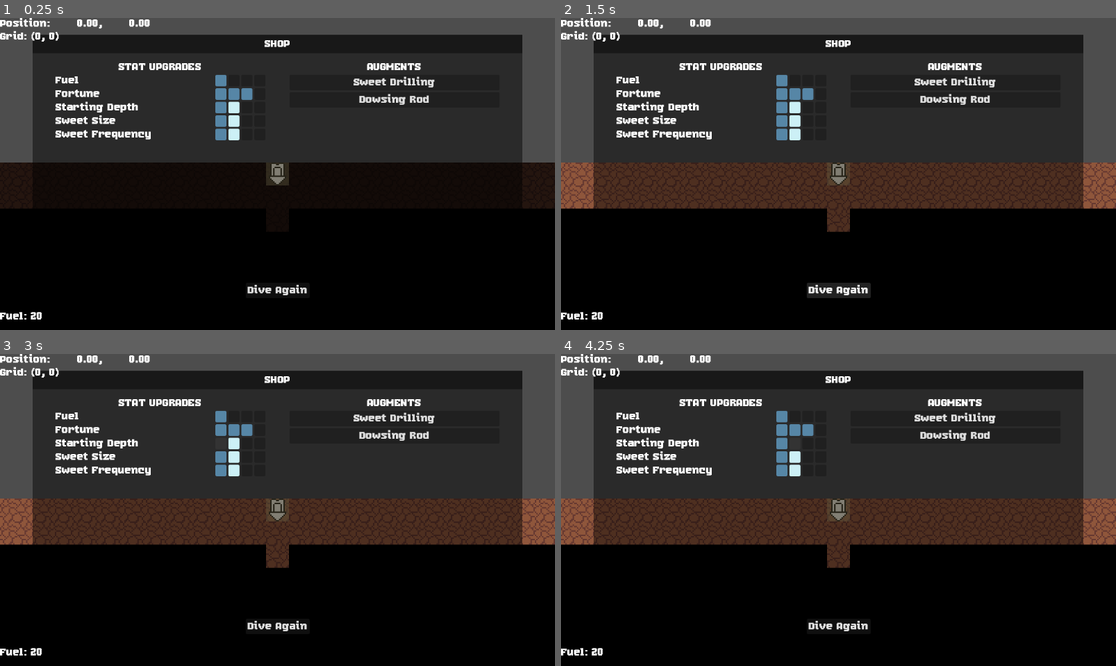
Above: before the commit, frames 1-4 (two rows, left to right).
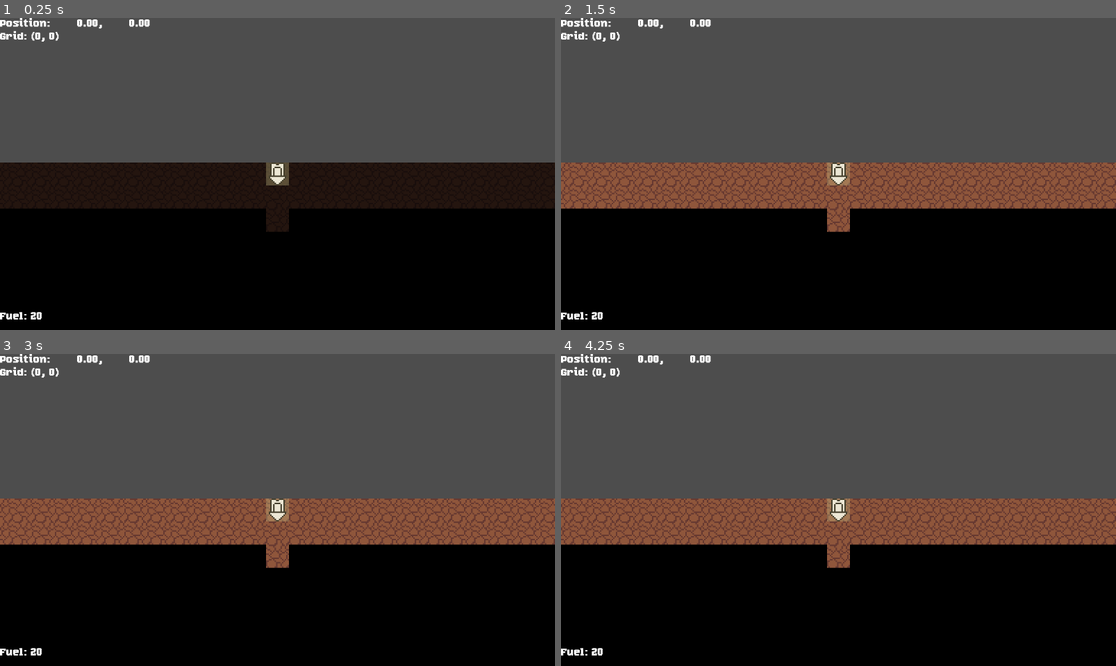
Above: after the commit, the same moments.

Repository: CoolGabrijel/excavator2
Game: Godot game, scene res://scenes/main.tscn
The game is run twice, just before and just after one commit, with the same random seed, the same clock (stepped at 60 frames per second) and the same inputs.
Inputs (mouse positions are in pixels of both pictures, inside the frame that each line leads up to):
- Up to frame 1 (0.25 s): no input
- Up to frame 2 (1.5 s): click (838, 289) at 0.5 s, where only the run before the commit has a clickable "Dive Again"; click (838, 289) at 1.25 s, where only the run before the commit has a clickable "Dive Again"
- Up to frame 3 (3 s): click (277, 625) at 2 s, where only the run before the commit has a clickable "Dive Again"; click (222, 444) at 2.77 s
- Up to frame 4 (4.25 s): click (794, 444) at 3.52 s

The runs differ from the first frame. In frame 1, 36% of the frame differs, in the area x 5-95%, y 5-89%; in frame 2, 50%, in the area x 5-95%, y 5-90%; in frame 3, 49%; in frame 4, 49%.

Commit message:
Implemented Upgrade functionality

Diff:
--- a/ores/Diamond.tres
+++ b/ores/Diamond.tres
@@ -10,7 +10,7 @@
 
 [sub_resource type="FastNoiseLite" id="FastNoiseLite_vnwuv"]
 noise_type = 0
-seed = -1928313789
+seed = 108872910
 frequency = 0.4833
 
 [sub_resource type="NoiseTexture2D" id="NoiseTexture2D_22uan"]
--- a/ores/Emerald.tres
+++ b/ores/Emerald.tres
@@ -10,7 +10,7 @@
 
 [sub_resource type="FastNoiseLite" id="FastNoiseLite_ud7q6"]
 noise_type = 2
-seed = -1012431528
+seed = 710536355
 frequency = 0.0457
 
 [sub_resource type="NoiseTexture2D" id="NoiseTexture2D_i7x3i"]
--- a/ores/Iron.tres
+++ b/ores/Iron.tres
@@ -9,7 +9,7 @@
 colors = PackedColorArray(1, 1, 1, 0, 1, 1, 1, 1)
 
 [sub_resource type="FastNoiseLite" id="FastNoiseLite_ud7q6"]
-seed = 194934062
+seed = 1259309495
 frequency = 0.1144
 
 [sub_resource type="NoiseTexture2D" id="NoiseTexture2D_mkvw7"]
--- a/project.godot
+++ b/project.godot
@@ -14,6 +14,12 @@
 run/main_scene="uid://by86bhvu38sxh"
 config/features=PackedStringArray("4.4", "GL Compatibility")
 config/icon="res://icon.svg"
+
+[file_customization]
+
+folder_colors={
+"res://scripts/": "blue"
+}
 
 [gui]
 
--- a/scenes/main.tscn
+++ b/scenes/main.tscn
@@ -12,6 +12,7 @@
 [node name="CanvasLayer" type="CanvasLayer" parent="."]
 
 [node name="Shop" parent="CanvasLayer" instance=ExtResource("3_jyhfs")]
+visible = false
 offset_left = 68.0
 offset_top = 35.0
 offset_right = -68.0
--- a/scripts/inventory.gd
+++ b/scripts/inventory.gd
@@ -10,6 +10,22 @@
 	ores[ore] += amount
 	print("Inventory :: Added " + str(amount) + " " + ore)
 
+static func remove_ores(ores_to_remove: Dictionary[String, int]) -> void:
+	for ore in ores_to_remove:
+		remove_ore(ore, ores_to_remove[ore])
+
+static func remove_ore(ore: String, amount: int) -> void:
+	if !ores.has(ore):
+		printerr("Inventory :: Error : No Ore of type " + ore + " in Inventory.")
+		return
+
+	if ores[ore] < amount:
+		printerr("Inventory :: Error : Not enough of " + ore + "in Inventory. (has " + str(ores[ore]) + "but needs " + str(amount) + ")")
+		return
+
+	ores[ore] -= amount
+	print("Inventory :: Removed " + str(amount) + " " + ore)
+
 static func can_afford(cost: Dictionary[String,int]) -> bool:
 	for ingredient in cost:
 		if !ores.has(ingredient):
--- a/scripts/upgrade_button.gd
+++ b/scripts/upgrade_button.gd
@@ -28,6 +28,15 @@
 				break
 			else:
 				disable_button(shop.style_unaffordable)
+
+func _pressed() -> void:
+	var index = get_child_index()+1
+
+	match type:
+		UpgradeType.Fuel:
+			Shop.fuel_eff = index
+
+	Inventory.remove_ores(cost)
 
 func get_total_cost() -> Dictionary[String, int]:
 	var final_cost : Dictionary[String, int]
Not shown, changed: .gitignore
